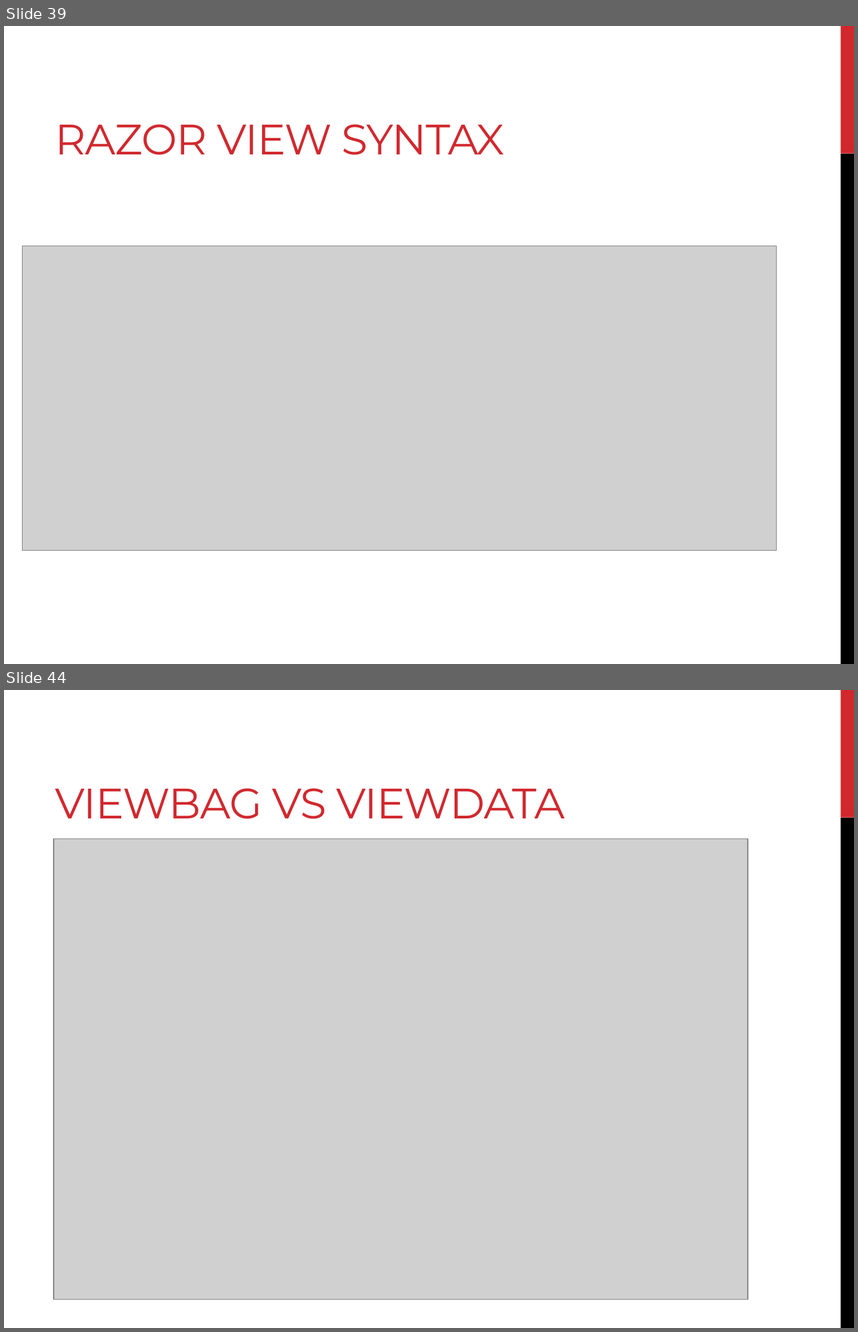
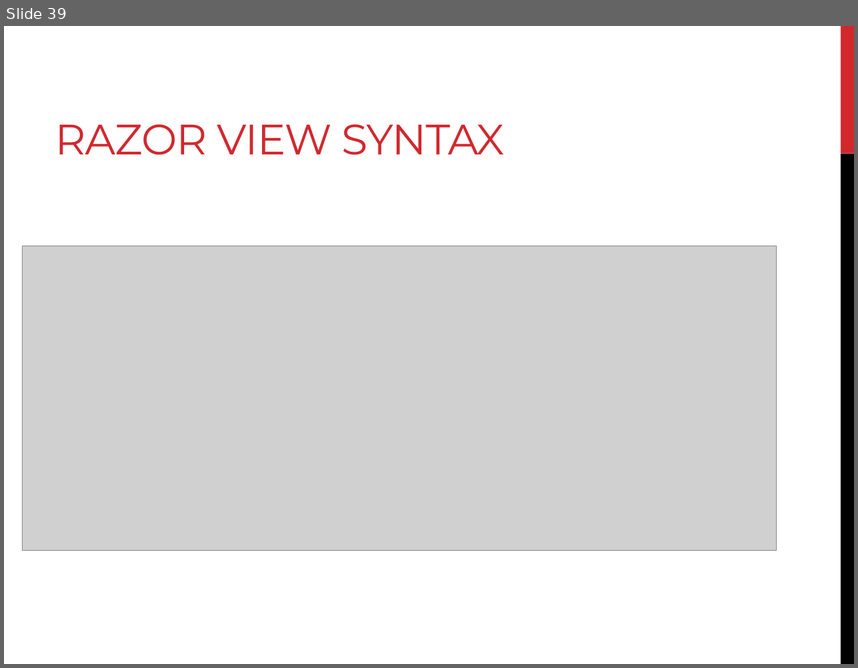
Before and after one commit to yyogesh/ASP.NET-MVC-Notes, a slide deck: ASP.NET_MVC_DAY1.pptx. Shown one above the other, each under a label of ours: slides 39 and 44 before the commit, slide 39 after it; the slides between them are not shown. The pictures are 858x1332 and 858x668 pixels, drawn with LibreOffice and Linux fonts; fonts in the diff are those of the drawing; grey boxes stand for pictures. Boxes give left, top, right and bottom in pixels: in the first picture for what was removed or moved away, otherwise in the second. Text is boxed around its words. In the diff, an @@ line names an element or a change of style, - is before the commit and + after.

```diff
--- a/ASP.NET_MVC_DAY1.pptx
+++ b/ASP.NET_MVC_DAY1.pptx
@@ slide 44 removed at (4,690,854,1328), background #FFFFFF; not listed: 2 template elements that a slide beside it also shows @@
@@ title removed at (55,788,564,819) @@
-VIEWBAG VS VIEWDATA
@@ picture removed at (53,839,748,1299) @@
```
Also in this commit, not shown: 3 slides changed, 11 other slides removed.
